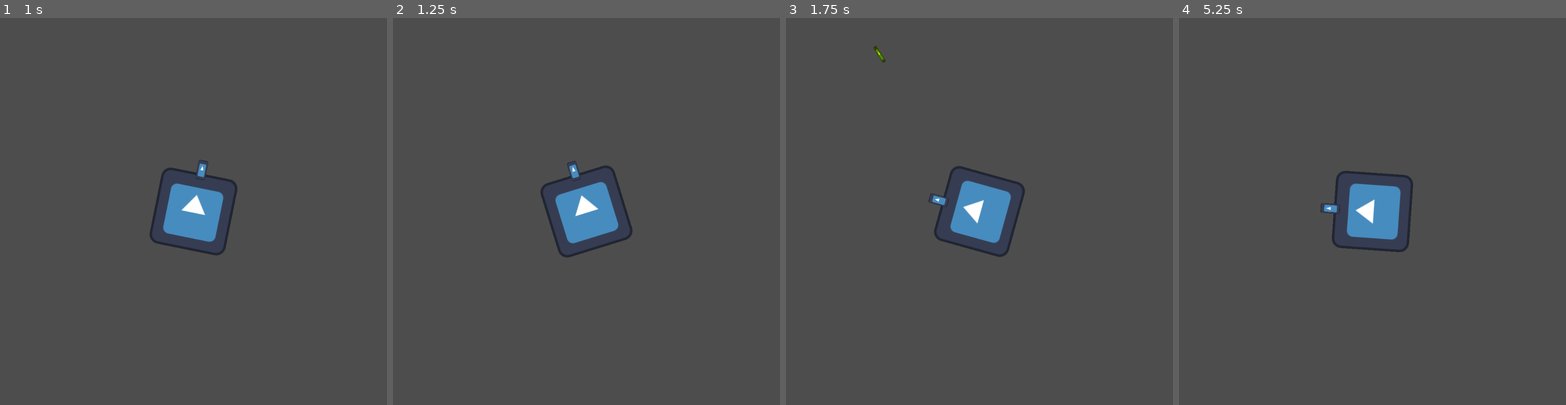
Above: before the commit, frames 1-4 (left to right).
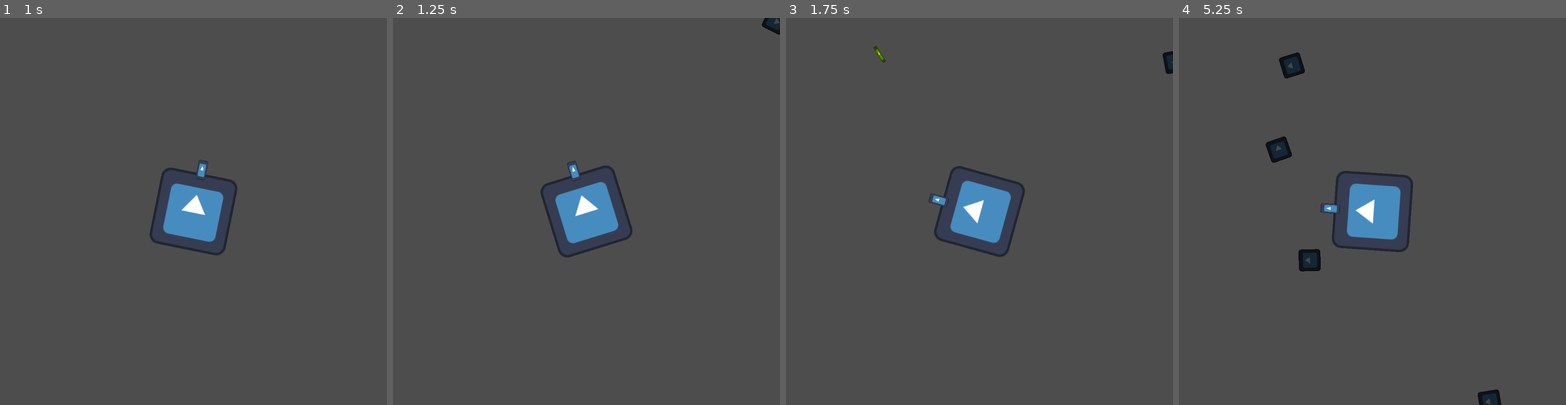
Above: after the commit, the same moments.

Repository: Wife-Haver/JuniperDevJam
Game: Godot game, scene res://Scenes/main.tscn
The game is run twice, just before and just after one commit, with the same random seed, the same clock (stepped at 60 frames per second) and the same inputs. The engine's default icon, where the game draws it, is replaced by a stand-in: a white triangle on a blue panel in a dark square.
Inputs:
- Up to frame 1 (1 s): hold Q (flip_spin) from 0.53 s (still down)
- Up to frame 2 (1.25 s): keep holding Q (flip_spin)
- Up to frame 3 (1.75 s): release Q (flip_spin) at 1.28 s; tap Space (shoot) at 1.35 s
- Up to frame 4 (5.25 s): hold Q (flip_spin) 2.03-2.78 s; tap Space (shoot) at 2.85, 4.35 s; hold Q (flip_spin) 3.53-4.28 s; hold Q (flip_spin) from 5.03 s (still down)

Frame 1 is identical in both runs. In frame 2, 0.1% of the frame differs, in the area x 95-100%, y 0-5%; in frame 3, 0.1%; in frame 4, 1.1%, in the area x 22-84%, y 8-100%.

Commit message:
-asteroids
-added asteroid class
-added asteroid spawner
-player bullets can now shoot asteroids

Diff:
--- /dev/null
+++ b/Scenes/asteroid.tscn
@@ -0,0 +1,24 @@
+[gd_scene format=3 uid="uid://rp1gatnvo3vh"]
+
+[ext_resource type="Script" uid="uid://cc2ajhvf0uimo" path="res://Scripts/asteroid.gd" id="1_a2bka"]
+[ext_resource type="Texture2D" uid="uid://bf3o57s62bg5c" path="res://icon.svg" id="2_rvlwq"]
+
+[sub_resource type="CircleShape2D" id="CircleShape2D_bi0dy"]
+
+[node name="Asteroid" type="RigidBody2D" unique_id=333516540]
+collision_layer = 4
+collision_mask = 15
+gravity_scale = 0.0
+script = ExtResource("1_a2bka")
+
+[node name="Sprite2D" type="Sprite2D" parent="." unique_id=2123245068]
+modulate = Color(0.2760652, 0.27606523, 0.27606523, 1)
+scale = Vector2(0.28125, 0.28125)
+texture = ExtResource("2_rvlwq")
+
+[node name="CollisionShape2D" type="CollisionShape2D" parent="." unique_id=186368251]
+shape = SubResource("CircleShape2D_bi0dy")
+
+[node name="VisibleOnScreenNotifier2D" type="VisibleOnScreenNotifier2D" parent="." unique_id=237586776]
+
+[connection signal="screen_exited" from="VisibleOnScreenNotifier2D" to="." method="_on_screen_exit"]
--- a/Scenes/main.tscn
+++ b/Scenes/main.tscn
@@ -1,8 +1,34 @@
 [gd_scene format=3 uid="uid://do7l3vsqxf4lj"]
 
+[ext_resource type="Script" uid="uid://c6b3m7mmlplaj" path="res://Scripts/MainGameScene/asteroid_spawner.gd" id="1_bo1nx"]
 [ext_resource type="PackedScene" uid="uid://bgpj1j7vpry5s" path="res://Scenes/player.tscn" id="1_jjgbg"]
+
+[sub_resource type="Curve2D" id="Curve2D_jjgbg"]
+_data = {
+"points": PackedVector2Array(0, 0, 0, 0, -34, -34, 0, 0, 0, 0, 689, -27, 0, 0, 0, 0, 688, 661, 0, 0, 0, 0, -32, 660, 0, 0, 0, 0, -34, -34)
+}
+point_count = 5
 
 [node name="Main" type="Node2D" unique_id=2091276514]
 
+[node name="Scripts" type="Node" parent="." unique_id=1257398003]
+
+[node name="AsteroidSpawner" type="Node" parent="Scripts" unique_id=833771969 node_paths=PackedStringArray("spawner_pos")]
+script = ExtResource("1_bo1nx")
+spawner_pos = NodePath("../../SpawnerPath/SpawnerPos")
+
+[node name="SpawnTimer" type="Timer" parent="Scripts/AsteroidSpawner" unique_id=466107144]
+autostart = true
+
 [node name="Player" parent="." unique_id=1870216369 instance=ExtResource("1_jjgbg")]
 position = Vector2(320, 320)
+
+[node name="SpawnerPath" type="Path2D" parent="." unique_id=1154844031]
+position = Vector2(0, 7)
+curve = SubResource("Curve2D_jjgbg")
+
+[node name="SpawnerPos" type="PathFollow2D" parent="SpawnerPath" unique_id=1114359231]
+position = Vector2(-34, -34)
+rotation = 0.009681579
+
+[connection signal="timeout" from="Scripts/AsteroidSpawner/SpawnTimer" to="Scripts/AsteroidSpawner" method="_on_timeout"]
--- /dev/null
+++ b/Scripts/MainGameScene/asteroid_spawner.gd
@@ -0,0 +1,23 @@
+extends Node
+
+const ASTEROID_SCENE:PackedScene = preload("uid://rp1gatnvo3vh")
+@export var spawner_pos: PathFollow2D
+
+func _on_timeout():
+	spawn_asteroid()
+
+func spawn_asteroid():
+	var asteroid:Asteroid = ASTEROID_SCENE.instantiate()
+	spawner_pos.progress_ratio = randf()
+
+	asteroid.position = spawner_pos.position
+
+	var direction = spawner_pos.rotation + PI / 2
+
+	direction += randf_range(-PI / 4, PI / 4)
+	asteroid.rotation = direction
+
+	var velocity = Vector2(randf_range(100.0, 200.0), 0.0)
+	asteroid.linear_velocity = velocity.rotated(direction)
+
+	add_child(asteroid)
--- /dev/null
+++ b/Scripts/asteroid.gd
@@ -0,0 +1,23 @@
+class_name Asteroid
+extends RigidBody2D
+
+var rotate_speed:float = 2.0
+
+var spin_direction: int = 1  # 1 = clockwise, -1 = counterclockwise
+
+func _ready():
+	rotate_speed = randi_range(1,3)
+	spin_direction = [-1, 1].pick_random()
+	angular_velocity = rotate_speed * spin_direction
+
+#func _physics_process(delta):
+	#rotate_sprite(delta)
+#
+#func rotate_sprite(delta):
+	#rotation += rotate_speed * spin_direction * delta
+#
+
+
+
+func _on_screen_exit():
+	queue_free()
--- a/Scripts/bullet.gd
+++ b/Scripts/bullet.gd
@@ -23,7 +23,8 @@
 	_handle_hit(area)
 
 func _handle_hit(target: Node2D) -> void:
-
+	if target is Asteroid:
+		target.queue_free()
 	queue_free()
 
 func _on_left_screen():
Not shown, added: Scripts/MainGameScene/asteroid_spawner.gd.uid
Not shown, added: Scripts/asteroid.gd.uid
